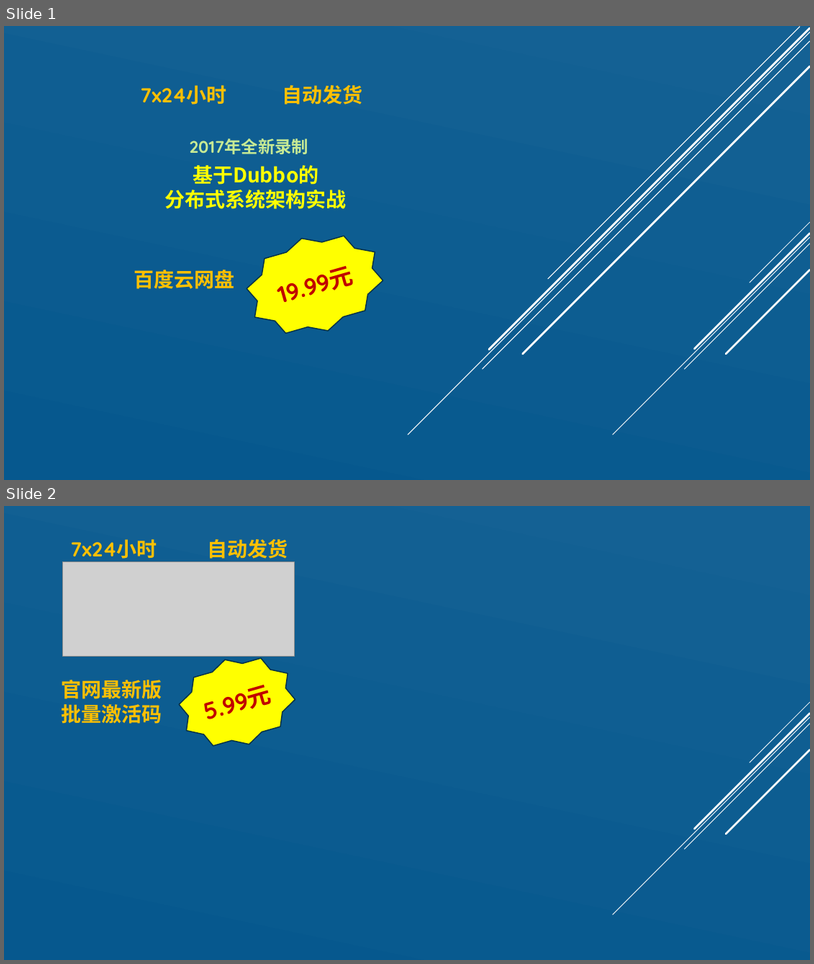
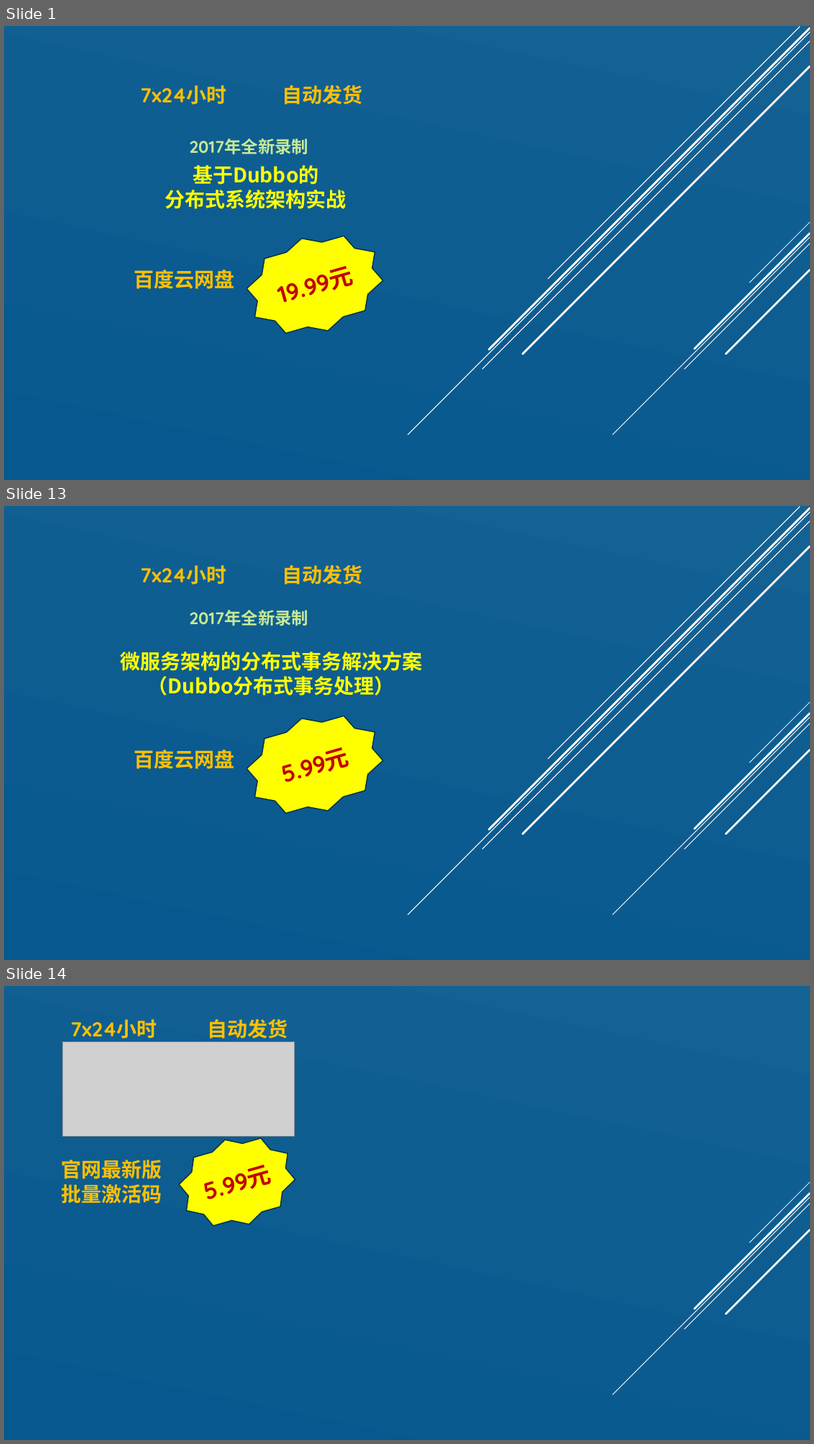
Before and after one commit to zhangpengyf/taobao-shop, a slide deck: 淘宝销售文案.pptx. Shown one above the other, each under a label of ours: slides 1 and 2 before the commit, slides 1, 13 and 14 after it; the slides between them are not shown. The pictures are 814x964 and 814x1444 pixels, drawn with LibreOffice and Linux fonts; fonts in the diff are those of the drawing; grey boxes stand for pictures. Boxes give left, top, right and bottom in pixels: in the first picture for what was removed or moved away, otherwise in the second. Text is boxed around its words. In the diff, an @@ line names an element or a change of style, - is before the commit and + after.

```diff
--- a/淘宝销售文案.pptx
+++ b/淘宝销售文案.pptx
@@ slide 13 added at <box>4,506,810,960</box>, background gradient #146194 to #06588E; not listed: 10 template elements that a slide beside it also shows @@
@@ text added at <box>140,565,363,584</box>, 24 pt, text #FFC000, bold @@
+7x24小时 自动发货
@@ text added at <box>190,610,309,626</box>, 20 pt, text #C7EA94, bold @@
+2017年全新录制
@@ text added at <box>120,651,422,695</box>, 24 pt, text #FFFF00, bold @@
+微服务架构的分布式事务解决方案（Dubbo分布式事务处理）
@@ star added at <box>238,700,393,829</box>, fill #FFFF00, outline #043148 1.25 pt, 28 pt, text #C00000, bold @@
+5.99元
@@ text added at <box>134,749,235,769</box>, 24 pt, text #FFC000, bold @@
+百度云网盘
@@ what was slide 2 is now slide 14 @@
```
Also in this commit, not shown: 1 slide changed, 14 other slides added.
